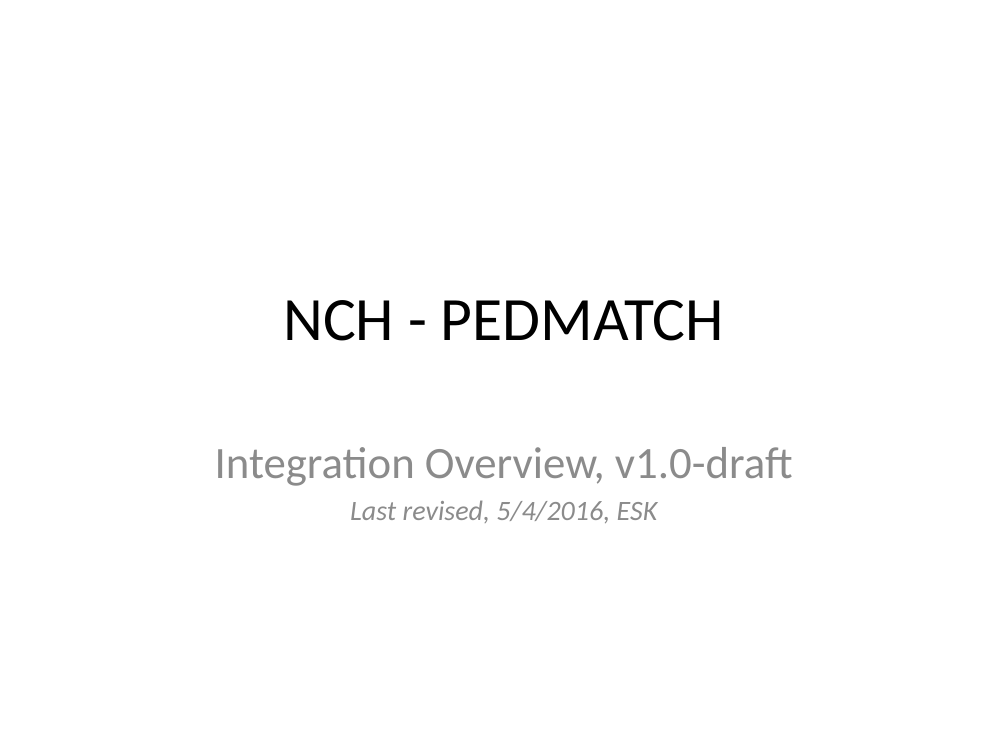
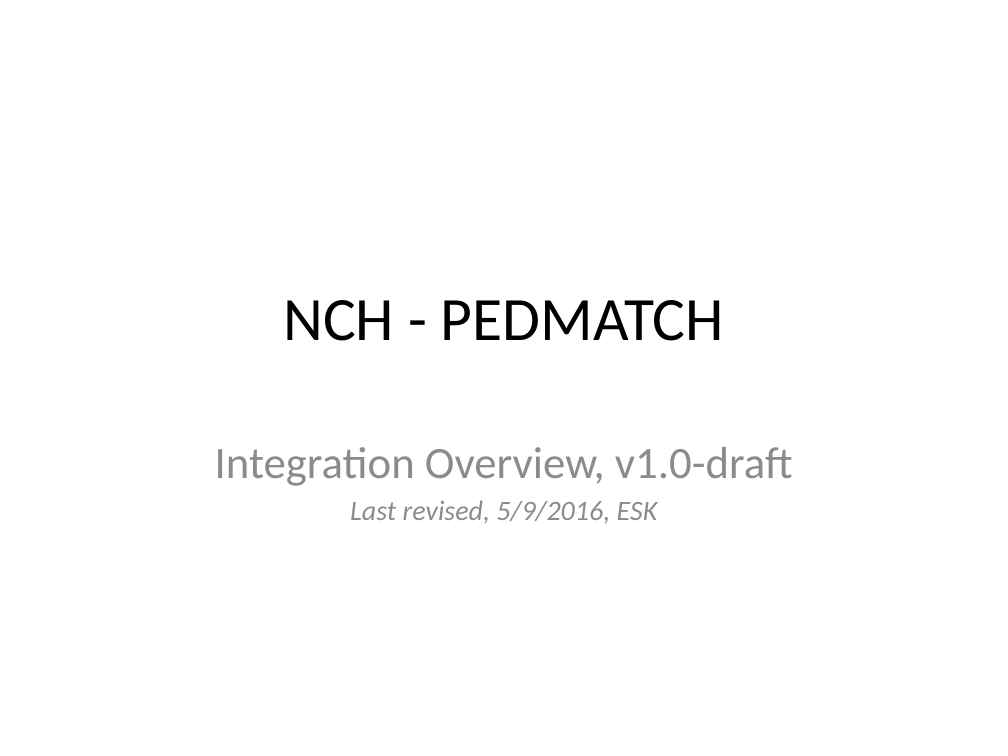
Before and after one commit to NCH-BPC-Informatics/pedmatch-arch-docs, a slide deck: slide 1 of NCH-PEDMATCH - Integration Walkthrough.pptx. Drawn at 1008x756 pixels with LibreOffice and Linux fonts; fonts in the diff are those of the drawing. Boxes give left, top, right and bottom in pixels: in the first picture for what was removed or moved away, otherwise in the second. Text is boxed around its words. In the diff, an @@ line names an element or a change of style, - is before the commit and + after.

```diff
--- a/NCH-PEDMATCH - Integration Walkthrough.pptx
+++ b/NCH-PEDMATCH - Integration Walkthrough.pptx
@@ subtitle at [350,500,658,523]: text changed @@
-Last revised, 5/4/2016, ESK
+Last revised, 5/9/2016, ESK
```
Also in this commit, not shown: 2 other slides changed, 3 other files.
